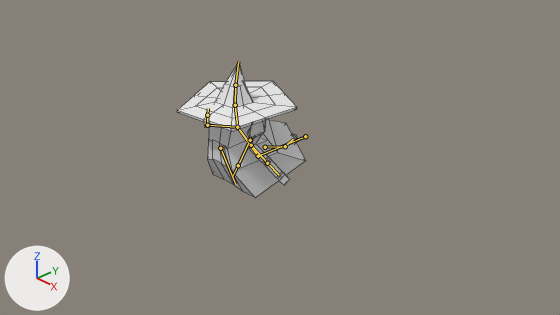
The Blender file Assets/Models/Characters/Main/witch0-6c.blend, before and after one commit.
One viewpoint serves both versions: the file's camera 'Camera'. The lights are fixed; the arrows at lower left show +X, +Y and +Z. Both versions are drawn at frame 60 of the action 'Attack'; the numbers are the values there. The bones that change are drawn over the model as lines. Mesh edges are drawn as thin lines.

Objects in the first picture: 'witch'.
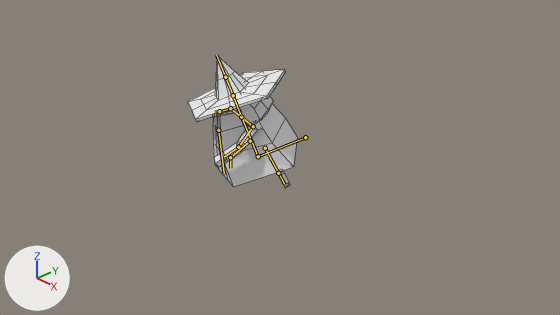
What differs and where, as boxes (x1, y1, x2, y2) in the pictures (560 x 315 px):
'witch', posed (15% narrower): before (177, 62, 306, 197); after (188, 56, 297, 188)
bone 'root', root to tip: before (305, 136) to (258, 156); after (305, 137) to (258, 156)
bone 'spine', root to tip: before (258, 156) to (237, 127); after (258, 156) to (241, 117)
bone 'head', root to tip: before (237, 127) to (235, 105); after (241, 117) to (233, 95)
bone 'hat', root to tip: before (235, 105) to (235, 85); after (233, 95) to (225, 77)
bone 'hatTip', root to tip: before (235, 85) to (238, 61); after (225, 77) to (216, 55)
bone 'dress-deform', root to tip: before (220, 148) to (235, 184); after (218, 130) to (224, 173)
bone 'shoulderR', root to tip: before (237, 127) to (207, 125); after (241, 117) to (230, 108)
bone 'armR1', root to tip: before (207, 125) to (207, 115); after (230, 108) to (219, 111)
bone 'armR2', root to tip: before (207, 115) to (208, 108); after (219, 111) to (214, 112)
bone 'shoulderL', root to tip: before (237, 127) to (251, 145); after (241, 117) to (253, 126)
bone 'armL1', root to tip: before (251, 145) to (267, 163); after (253, 126) to (238, 147)
bone 'armL2', root to tip: before (267, 163) to (279, 175); after (238, 147) to (224, 157)
bone 'legR1', root to tip: before (250, 140) to (238, 165); after (250, 141) to (230, 157)
bone 'legR2', root to tip: before (238, 165) to (232, 176); after (230, 157) to (230, 168)
bone 'legL1', root to tip: before (265, 147) to (285, 146); after (265, 148) to (278, 173)
bone 'legL2', root to tip: before (285, 146) to (293, 139); after (278, 173) to (284, 184)

What the commit changed:
Bone 'root' (bone_root) moves from (0.0, 0.0, -0.108) to (0.0, 0.0, -0.126).
Bone 'spine' (bone_spine) turns from (33, 0, 0) to (16, -21, 6) degrees about its own x, y and z.
Bone 'head' (bone_head) turns from (-28, 6, -4) to (-1, -7, 4) degrees about its own x, y and z.
Bone 'hat' (bone_hat) turns from (-10, 0, 0) to (0, 0, 0) degrees about its own x, y and z.
Bone 'hatTip' (bone_hattip) turns from (-1, 3, -6) to (0, 0, 0) degrees about its own x, y and z.
Bone 'dress-deform' (bone_dress_deform) turns from (-1, 37, 1) to (0, 0, 0) degrees about its own x, y and z.
Bone 'shoulderR' (bone_shoulderr) turns from (6, -8, 28) to (3, -6, 10) degrees about its own x, y and z.
Bone 'armR1' (bone_armr1) turns from (-74, -63, 9) to (-92, 73, -80) degrees about its own x, y and z.
Bone 'armR2' (bone_armr2) turns from (-1, 5, 1) to (11, 3, 1) degrees about its own x, y and z.
Bone 'shoulderL' (bone_shoulderl) turns from (9, -4, -31) to (6, -6, -12) degrees about its own x, y and z.
Bone 'armL1' (bone_arml1) turns from (-63, 31, 0) to (-44, 18, -109) degrees about its own x, y and z.
Bone 'armL2' (bone_arml2) turns from (0, 0, 1) to (13, -15, -29) degrees about its own x, y and z.
Bone 'legR1' (bone_legr1) turns from (-36, 0, 0) to (-43, 44, 5) degrees about its own x, y and z.
Bone 'legR2' (bone_legr2) turns from (-1, 0, 0) to (46, -4, -1) degrees about its own x, y and z.
Bone 'legL1' (bone_legl1) turns from (73, 0, 0) to (9, -4, -32) degrees about its own x, y and z.
Bone 'legL2' (bone_legl2) turns from (39, 0, 0) to (1, 3, 0) degrees about its own x, y and z.
